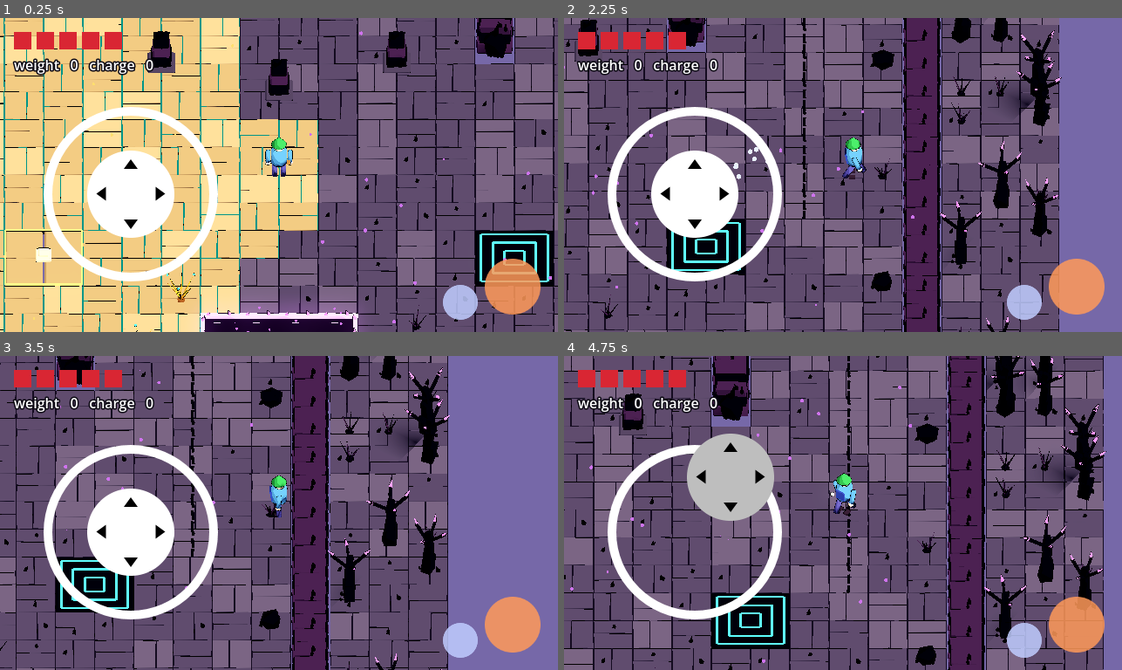
Above: before the commit, frames 1-4 (two rows, left to right).
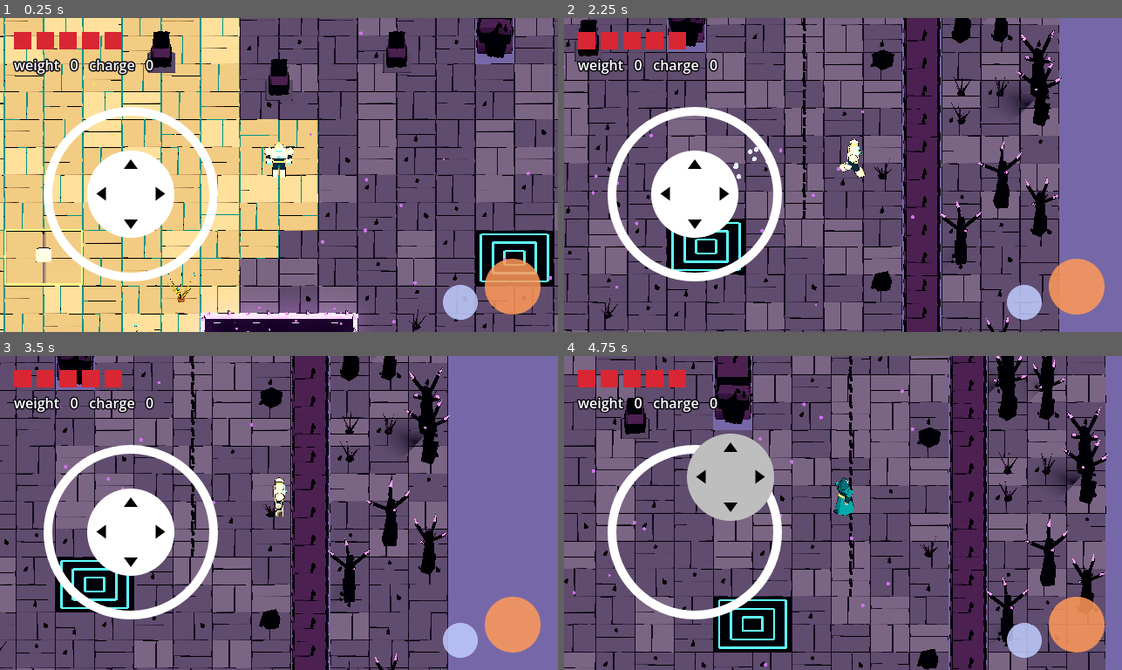
Above: after the commit, the same moments.

Repository: yogimathius/concept-01-restorative-zelda-3d
Game: Godot game, scene res://scenes/test/feel_lab.tscn
Two runs of this game, one before a commit and one after it. Both use one fixed random seed, a clock stepped at 60 frames per second and the inputs below.
Inputs (mouse positions are in pixels of both pictures, inside the frame that each line leads up to):
- Up to frame 1 (0.25 s): no input
- Up to frame 2 (2.25 s): move the mouse to (965, 159) at 0.52 s; hold D (move_right) 0.53-1.25 s; tap Shift (dash) at 0.6, 2.1 s; click (965, 159) at 0.67 s; tap Space (force) at 0.8 s; drag from (731, 190) to (815, 237) at 1.27 s; move the mouse to (898, 105) at 2.02 s; hold D (move_right) from 2.03 s (still down)
- Up to frame 3 (3.5 s): tap Space (force) at 2.3 s; release D (move_right) at 2.75 s; drag from (251, 575) to (111, 465) at 2.77 s
- Up to frame 4 (4.75 s): move the mouse to (1010, 560) at 3.52 s; hold A (move_left) 3.53-4.25 s; tap K (restore) at 3.6 s; tap Space (force) at 3.8 s; tap F1 (debug_swap_class, bound only after the commit) at 4.15 s; drag from (675, 465) to (759, 434) at 4.27 s

The runs differ from the first frame. In frame 1, 0.4% of the frame differs, in the area x 47-53%, y 38-51%; in frame 2, 0.4%; in frame 3, 0.3%; in frame 4, 24%, in the area x 0-98%, y 0-100%.

Commit message:
feat: rigged, animated Warden and Weaver models; Weaver class with weak Pulse; F1 class swap
Co-Authored-By: Claude Opus 5.5 <noreply@anthropic.com>

Diff:
--- a/data/classes/warden.tres
+++ b/data/classes/warden.tres
@@ -1,7 +1,7 @@
 [gd_resource type="Resource" script_class="HeroClass" format=3]
 
 [ext_resource type="Script" path="res://scripts/hero/hero_class.gd" id="1_class"]
-[ext_resource type="PackedScene" path="res://assets/characters/hero.glb" id="2_model"]
+[ext_resource type="PackedScene" path="res://assets/characters/warden.glb" id="2_model"]
 [ext_resource type="PackedScene" path="res://scenes/verbs/warden_pulse.tscn" id="3_pulse"]
 [ext_resource type="Resource" path="res://data/states/warden_weight.tres" id="4_weight"]
 
--- /dev/null
+++ b/data/classes/weaver.tres
@@ -0,0 +1,16 @@
+[gd_resource type="Resource" script_class="HeroClass" format=3]
+
+[ext_resource type="Script" path="res://scripts/hero/hero_class.gd" id="1_class"]
+[ext_resource type="PackedScene" path="res://assets/characters/weaver.glb" id="2_model"]
+[ext_resource type="PackedScene" path="res://scenes/verbs/weaver_pulse.tscn" id="3_pulse"]
+
+[resource]
+script = ExtResource("1_class")
+display_name = "Weaver"
+model = ExtResource("2_model")
+base_speed = 4.6
+base_accel = 34.0
+base_turn_rate = 16.0
+dash_distance = 3.8
+force_verb = ExtResource("3_pulse")
+state_overrides = []
--- a/project.godot
+++ b/project.godot
@@ -67,6 +67,12 @@
 ]
 }
 
+debug_swap_class={
+"deadzone": 0.2,
+"events": [Object(InputEventKey,"resource_local_to_scene":false,"resource_name":"","device":-1,"window_id":0,"alt_pressed":false,"shift_pressed":false,"ctrl_pressed":false,"meta_pressed":false,"pressed":false,"keycode":0,"physical_keycode":4194332,"key_label":0,"unicode":0,"location":0,"echo":false,"script":null)
+]
+}
+
 [input_devices]
 
 pointing/emulate_touch_from_mouse=true
--- /dev/null
+++ b/scenes/verbs/weaver_pulse.tscn
@@ -0,0 +1,10 @@
+[gd_scene format=3]
+
+[ext_resource type="Script" path="res://scripts/hero/verbs/warden_pulse.gd" id="1_pulse"]
+
+[node name="WeaverPulse" type="Node"]
+script = ExtResource("1_pulse")
+cooldown = 0.3
+reach = 1.1
+strength = 3.0
+hitstop_ms = 40
--- a/scripts/test_props/feel_lab.gd
+++ b/scripts/test_props/feel_lab.gd
@@ -2,6 +2,11 @@
 ## Step-1 feel lab: pulse dummies, feel Weight/Charge on the pads, lose
 ## hearts to overload and the hazard, fail and retry. Failure handling here
 ## is a stand-in for CheckpointDirector (build step 6).
+
+const CLASSES: Array[HeroClass] = [
+	preload("res://data/classes/warden.tres"),
+	preload("res://data/classes/weaver.tres"),
+]
 
 @onready var hero: Hero = $Hero
 @onready var dummies_root: Node3D = $Dummies
@@ -22,3 +27,12 @@
 	for dummy in _dummy_starts:
 		dummy.global_position = _dummy_starts[dummy]
 		dummy.stop()
+
+func _unhandled_input(event: InputEvent) -> void:
+	if event.is_action_pressed("debug_swap_class"):
+		swap_class()
+
+## F1: flip between the Warden and the Weaver (debug; class select comes later).
+func swap_class() -> void:
+	var next := CLASSES[(CLASSES.find(hero.hero_class) + 1) % CLASSES.size()]
+	hero.apply_class(next)
--- a/tests/unit/test_feel_lab.gd
+++ b/tests/unit/test_feel_lab.gd
@@ -123,3 +123,11 @@
 	var post := lab.get_node("Dummies/DummyCenter").find_child("*", true, false)
 	var pieces := lab.get_node("Dummies/DummyCenter").find_children("*", "KitPiece", true, false)
 	check(pieces.size() == 1 and pieces[0].shape == "training_post", "dummy wears the training post")
+
+func test_swap_class_toggles_warden_and_weaver() -> void:
+	await load_lab()
+	lab.swap_class()
+	check(hero.hero_class.display_name == "Weaver", "F1 swaps to the Weaver")
+	check(hero.force_verb != null and hero.force_verb.strength < 8.0, "Weaver gets the weak Pulse")
+	lab.swap_class()
+	check(hero.hero_class.display_name == "Warden", "and back to the Warden")
--- /dev/null
+++ b/tests/unit/test_hero_models.gd
@@ -0,0 +1,41 @@
+extends TestCase
+## Warden and Weaver models: rigged, animated, phone-sized.
+
+const MODELS := ["res://assets/characters/warden.glb", "res://assets/characters/weaver.glb"]
+
+func _tris(root: Node) -> int:
+	var total := 0
+	for mi in root.find_children("*", "MeshInstance3D", true, false):
+		for s in mi.mesh.get_surface_count():
+			total += (mi.mesh.surface_get_arrays(s)[Mesh.ARRAY_INDEX] as PackedInt32Array).size() / 3
+	return total
+
+func test_models_are_rigged_and_animated() -> void:
+	for path in MODELS:
+		if not ResourceLoader.exists(path):
+			check(false, "%s missing" % path)
+			continue
+		var root: Node = (load(path) as PackedScene).instantiate()
+		var ap := root.find_child("AnimationPlayer", true, false) as AnimationPlayer
+		check(root.find_child("*", true, false) != null and root.find_children("*", "Skeleton3D", true, false).size() == 1,
+			"%s has one skeleton" % path)
+		check(ap != null, "%s has an AnimationPlayer" % path)
+		if ap:
+			for anim in ["idle", "walk", "attack"]:
+				check(ap.has_animation(anim), "%s has '%s'" % [path, anim])
+			if ap.has_animation("idle") and ap.has_animation("walk"):
+				check(ap.get_animation("idle").loop_mode != Animation.LOOP_NONE, "%s idle loops" % path)
+				check(ap.get_animation("walk").loop_mode != Animation.LOOP_NONE, "%s walk loops" % path)
+			if ap.has_animation("attack"):
+				check(ap.get_animation("attack").loop_mode == Animation.LOOP_NONE, "%s attack plays once" % path)
+				check_near(ap.get_animation("attack").length, 0.333, 0.05, "%s attack length" % path)
+		var tris := _tris(root)
+		check(tris > 200 and tris <= 2500, "%s triangle count %d within phone budget" % [path, tris])
+		root.free()
+
+func test_classes_use_their_models() -> void:
+	var warden: HeroClass = load("res://data/classes/warden.tres")
+	var weaver: HeroClass = load("res://data/classes/weaver.tres")
+	check(warden.model.resource_path.ends_with("warden.glb"), "Warden wears warden.glb")
+	check(weaver.model.resource_path.ends_with("weaver.glb"), "Weaver wears weaver.glb")
+	check(weaver.state_overrides.is_empty(), "Weaver has no state affinity")
Binary file added: art/heroes/warden_idle_front.png
Binary file added: art/heroes/warden_idle_side.png
Binary file added: art/heroes/warden_release_front.png
Binary file added: art/heroes/warden_release_side.png
Binary file added: art/heroes/warden_walk_a_front.png
Binary file added: art/heroes/warden_walk_a_side.png
Binary file added: art/heroes/warden_walk_b_front.png
Binary file added: art/heroes/warden_walk_b_side.png
Binary file added: art/heroes/warden_windup_front.png
Binary file added: art/heroes/warden_windup_side.png
Binary file added: art/heroes/weaver_idle_front.png
Binary file added: art/heroes/weaver_idle_side.png
(and 14 more such lines)
